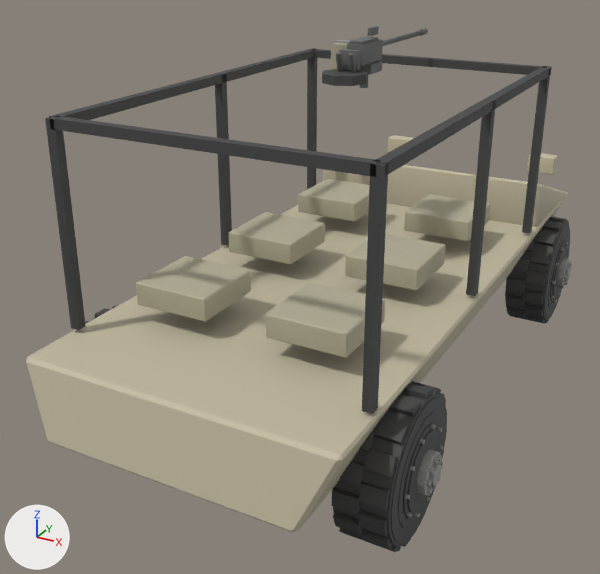
The glTF model assets/models/rus_lv_patriot.glb: old version first, new version second.
Rendered twice from a 50 mm camera at (2.35, -5.16, 3.19) aimed at (-0.31, -0.32, 0.76). Every picture has the same lights, and +X, +Y and +Z are marked at lower left. The older version comes first. Vertices at exactly the same position are counted once.

The first picture shows 'barrel', 'body', 'wheel_1', 'wheel_2', 'wheel_3' and 1 more.
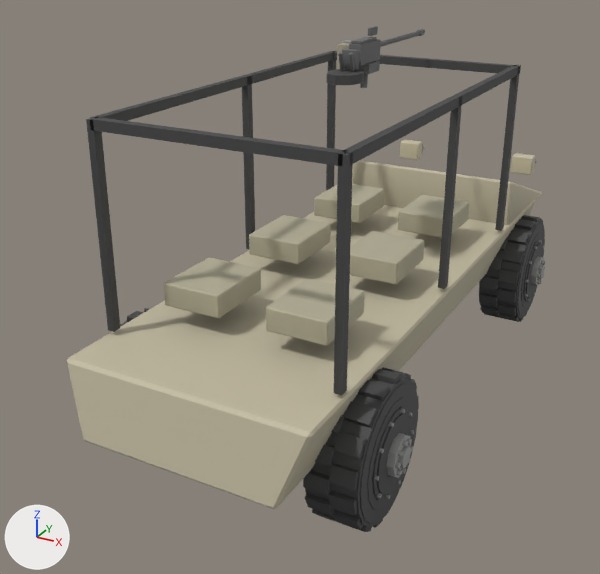
Boxes [x1, y1, x2, y2] around the edits, measured in the pictures (600 x 574 px):
'body', rescaled (12% narrower)
    before: [26, 48, 568, 532]
    after: [67, 51, 543, 509]
'wheel_3', moved
    before: [331, 381, 447, 552]
    after: [303, 367, 419, 532]
'wheel_1', moved
    before: [505, 217, 572, 324]
    after: [479, 215, 545, 322]
'wheel_2', moved (mostly hidden)
    before: [85, 306, 117, 324]
    after: [120, 308, 151, 327]

Diff of the bpy script that builds the scene:
```diff
--- a/assets/models/rus_lv_patriot.glb.py
+++ b/assets/models/rus_lv_patriot.glb.py
@@ me_body @@
 # used by ob_body; location = (0.0, 0.0, 0.0)
-me_body.from_pydata(...)  # 586 vertices, 988 faces; spans x -0.99..0.99, y -2.4..2.61, z 0.5..2.23
+me_body.from_pydata(...)  # 586 vertices, 988 faces; spans x -0.78..0.78, y -2.29..2.49, z 0.5..2.23
+# me_body part 1: the whole mesh is scaled about its middle by (0.785, 0.956, 1)
 me_body.materials.append(mat_paint_rus)
@@ ob_wheel_1 @@
 ob_wheel_1 = bpy.data.objects.new('wheel_1', me_wheel_1)
-ob_wheel_1.location = (0.95, 1.65, 0.45)
+ob_wheel_1.location = (0.746, 1.577, 0.45)
@@ ob_wheel_2 @@
 ob_wheel_2 = bpy.data.objects.new('wheel_2', me_wheel_2)
-ob_wheel_2.location = (-0.95, -1.55, 0.45)
+ob_wheel_2.location = (-0.746, -1.482, 0.45)
@@ ob_wheel_3 @@
 ob_wheel_3 = bpy.data.objects.new('wheel_3', me_wheel_3)
-ob_wheel_3.location = (0.95, -1.55, 0.45)
+ob_wheel_3.location = (0.746, -1.482, 0.45)
```
